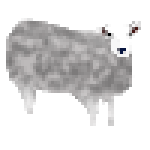
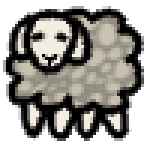
Layers edited between the first and the second (150, 150) image:
added group "sheep" with 5 layers above "bg" over [3, 6, 144, 141]
added layer "line" in group "sheep" over [3, 6, 144, 141]
added layer "face" in group "sheep" over [30, 30, 69, 69]
renamed "head" to "skin", moved it into group "sheep", painted on it, masked it over [12, 12, 141, 138]
added layer "texture" in group "sheep" over [9, 12, 141, 132]
added layer "base" in group "sheep" over [9, 12, 141, 138]
renamed "lights" to "bg", hid it, painted on it over [3, 6, 144, 141]
removed layer "shadows" over [6, 18, 141, 126]
removed layer "wool" over [6, 18, 141, 126]
